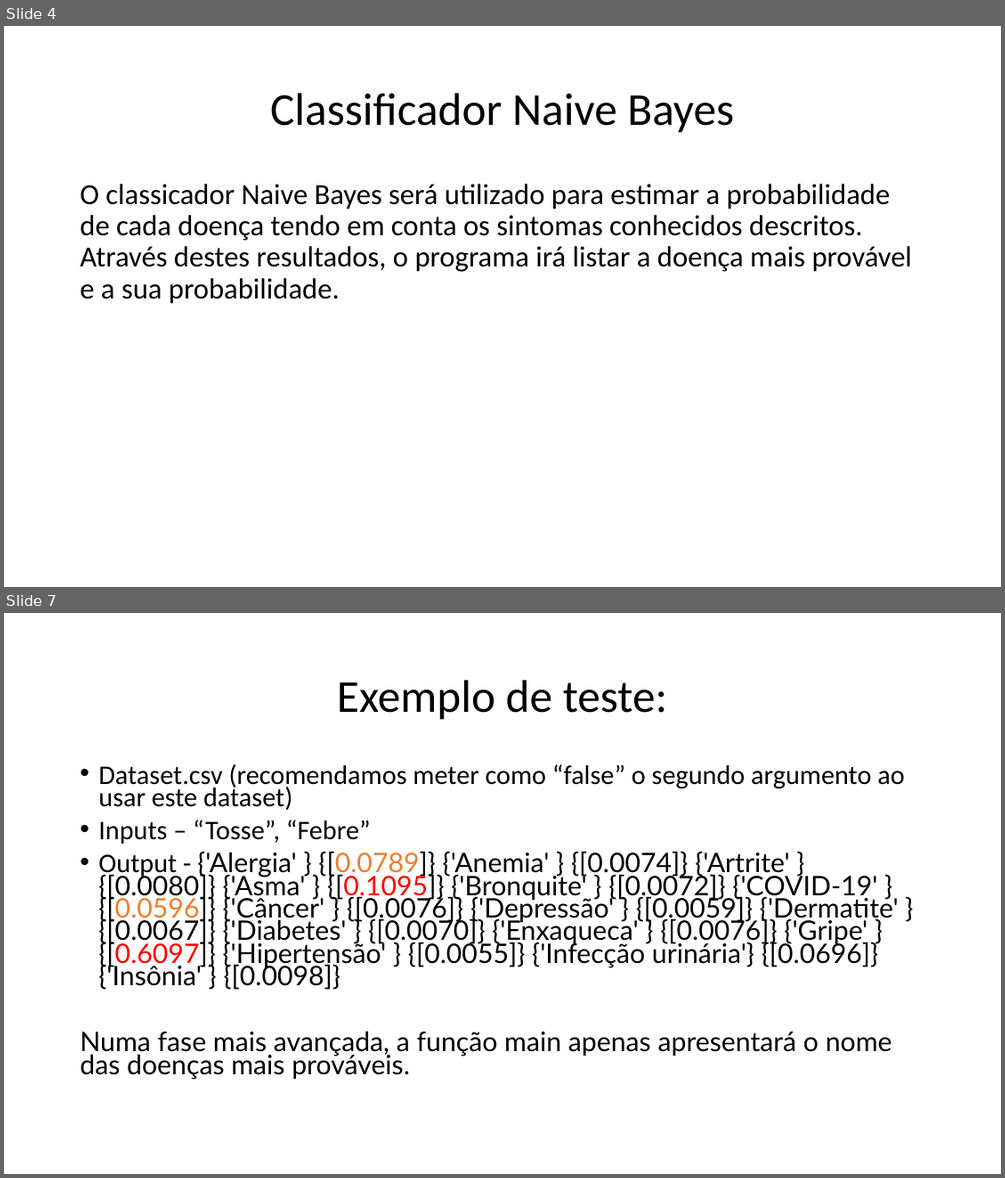
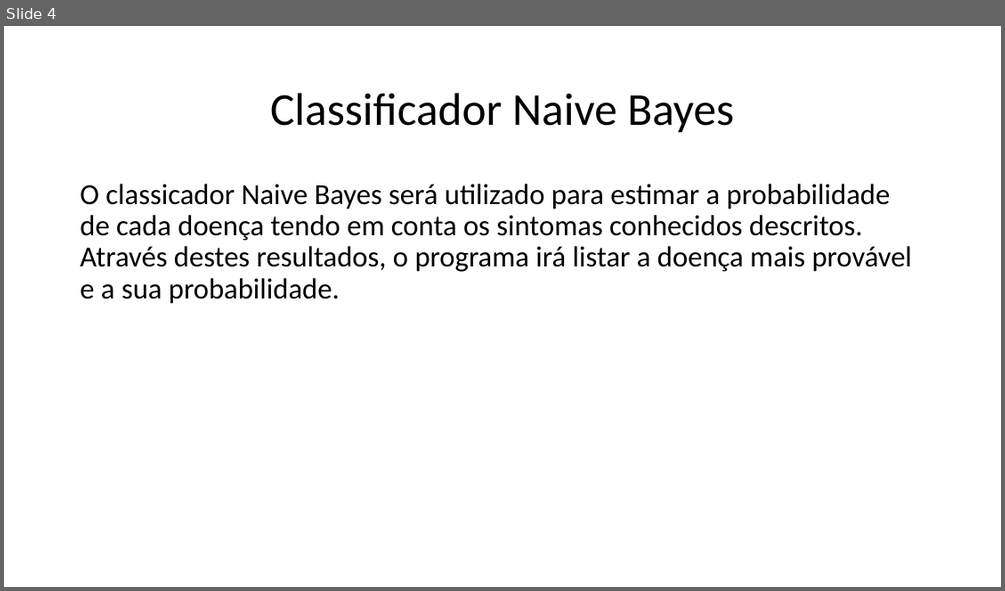
Before and after one commit to dani1244/MPEI-Proj, a slide deck: Projeto de MPEI – Sistema de deteção de.pptx. Shown one above the other, each under a label of ours: slides 4 and 7 before the commit, slide 4 after it; the slides between them are not shown. The pictures are 1005x1178 and 1005x591 pixels, drawn with LibreOffice and Linux fonts; fonts in the diff are those of the drawing. Boxes give left, top, right and bottom in pixels: in the first picture for what was removed or moved away, otherwise in the second. Text is boxed around its words. In the diff, an @@ line names an element or a change of style, - is before the commit and + after.

```diff
--- a/Projeto de MPEI – Sistema de deteção de.pptx
+++ b/Projeto de MPEI – Sistema de deteção de.pptx
@@ slide 7 removed at (x1=4, y1=613, x2=1001, y2=1174), background #FFFFFF @@
@@ title removed at (x1=337, y1=680, x2=668, y2=720) @@
-Exemplo de teste:
@@ text removed at (x1=80, y1=764, x2=904, y2=1078) @@
-• Dataset.csv (recomendamos meter como “false” o segundo argumento ao usar este dataset)
-• Inputs – “Tosse”, “Febre”
-• Output - {'Alergia' } {[0.0789]} {'Anemia' } {[0.0074]} {'Artrite' } {[0.0080]} {'Asma' } {[0.1095]} {'Bronquite' } {[0.0072]} {'COVID-19' } {[0.0596]} {'Câncer' } {[0.0076]} {'Depressão' } {[0.0059]} {'Dermatite' } {[0.0067]} {'Diabetes' } {[0.0070]} {'Enxaqueca' } {[0.0076]} {'Gripe' } {[0.6097]} {'Hipertensão' } {[0.0055]} {'Infecção urinária'} {[0.0696]} {'Insônia' } {[0.0098]}
-Numa fase mais avançada, a função main apenas apresentará o nome das doenças mais prováveis.
```
Also in this commit, not shown: 1 slide changed, 1 other slide removed, 5 other files.
